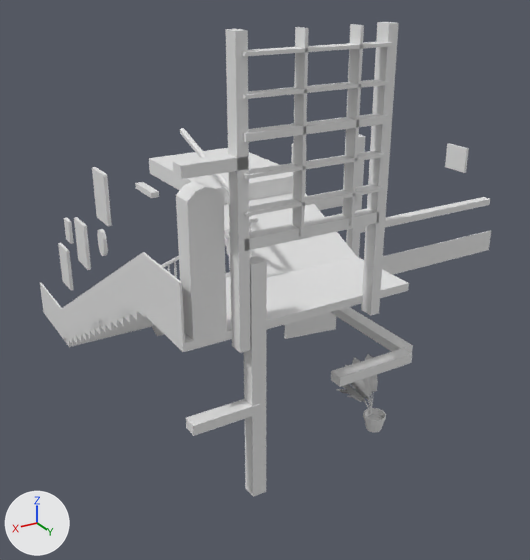
The FBX model Blockout4.fbx, before and after one commit.
Rendered twice from a 50 mm lens placed at (11.34, 24.93, 11.3), pointed at (-0.8, 4.69, 1.18). Lighting does not change. The marker at lower left points along +X, +Y and +Z. Where no turn or scale is listed for an object, it has been applied to the vertices.

In view in the first picture: 'Ceiling.007', 'Ceiling.008', 'Ceiling.009', 'Ceiling.010', 'Ceiling.011', 'Ceiling.012', 'Ceiling.013', 'Ceiling.014', 'Ceiling.015', 'Ceiling.016', 'Ceiling.017', 'Ceiling.018', 'Ceiling.024', 'Ceiling.055', 'Ceiling.063', 'Ceiling.088', 'Ceiling.089'.
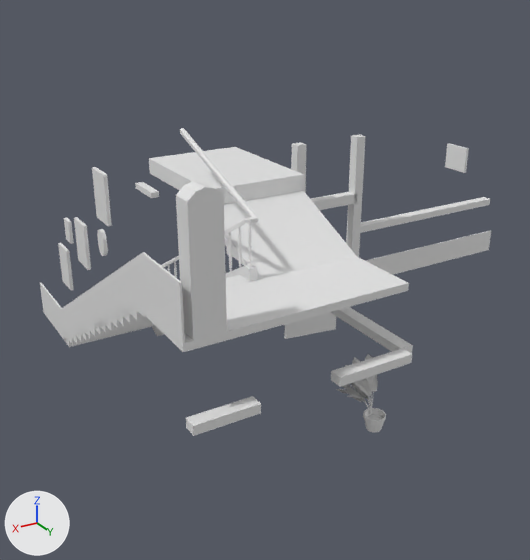
What differs and where, as boxes [x1, y1, x2, y2] in the pictures (530 x 560 px):
'Ceiling.017', deleted: before [226, 29, 250, 353]
'Ceiling.016', deleted: before [361, 22, 399, 316]
'Ceiling.007', deleted: before [244, 256, 267, 497]
'Ceiling.014', deleted: before [292, 27, 309, 237]
'Ceiling.008', deleted: before [342, 24, 364, 226]
'Ceiling.015', deleted: before [244, 208, 379, 251]
'Ceiling.011', deleted: before [243, 114, 388, 142]
'Ceiling.018', deleted: before [173, 154, 248, 179]
'Ceiling.013', deleted: before [244, 184, 384, 216]
'Ceiling.012', deleted: before [244, 151, 386, 179]
'Ceiling.010', deleted: before [243, 79, 391, 99]
'Ceiling.009', deleted: before [242, 41, 393, 56]

What the commit changed:
Object 'Ceiling.014' (ob_ceiling_014) is deleted.
Object 'Ceiling.009' (ob_ceiling_009) is deleted.
Object 'Ceiling.007' (ob_ceiling_007) is deleted.
Object 'Ceiling.010' (ob_ceiling_010) is deleted.
Object 'Ceiling.016' (ob_ceiling_016) is deleted.
Object 'Ceiling.013' (ob_ceiling_013) is deleted.
Object 'Ceiling.011' (ob_ceiling_011) is deleted.
Object 'Ceiling.017' (ob_ceiling_017) is deleted.
Object 'Ceiling.012' (ob_ceiling_012) is deleted.
Object 'Ceiling.015' (ob_ceiling_015) is deleted.
Object 'Ceiling.008' (ob_ceiling_008) is deleted.
Object 'Ceiling.018' (ob_ceiling_018) is deleted.
